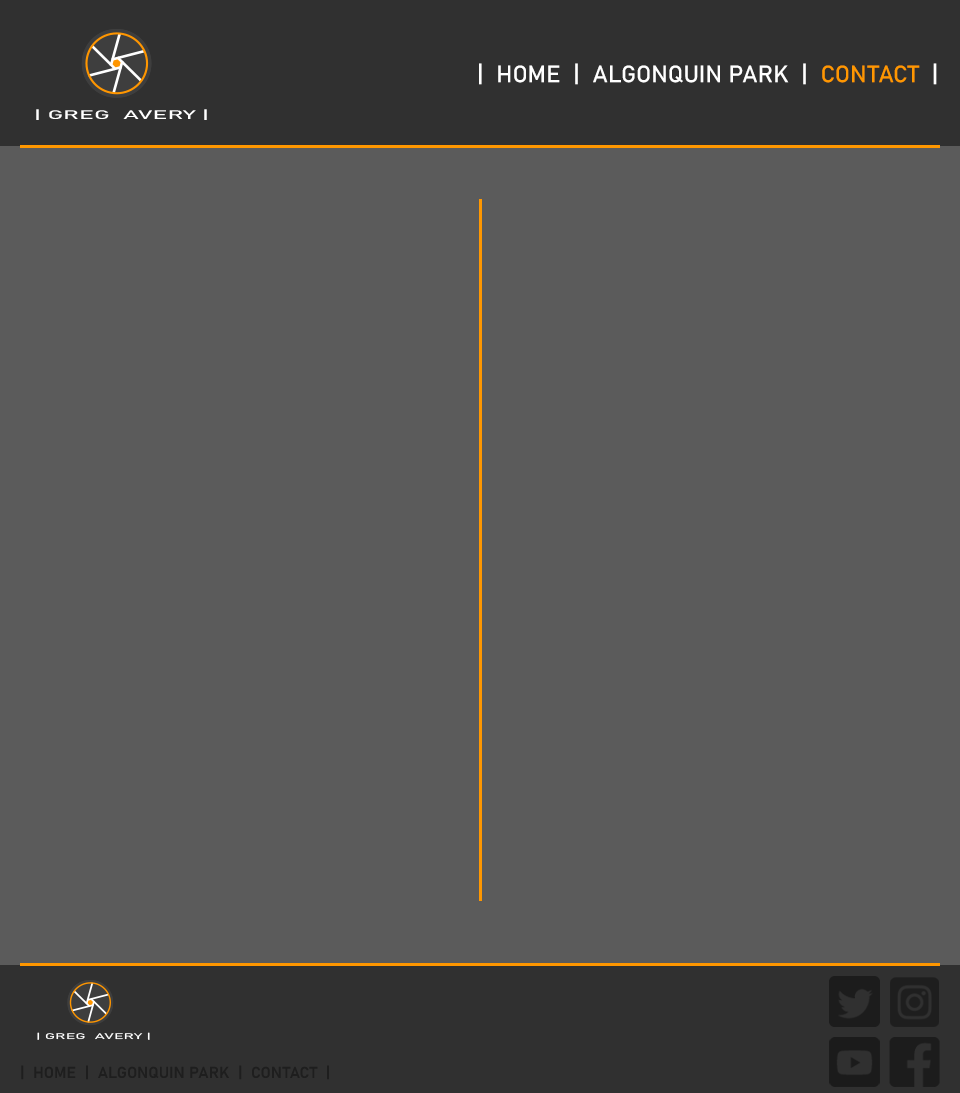
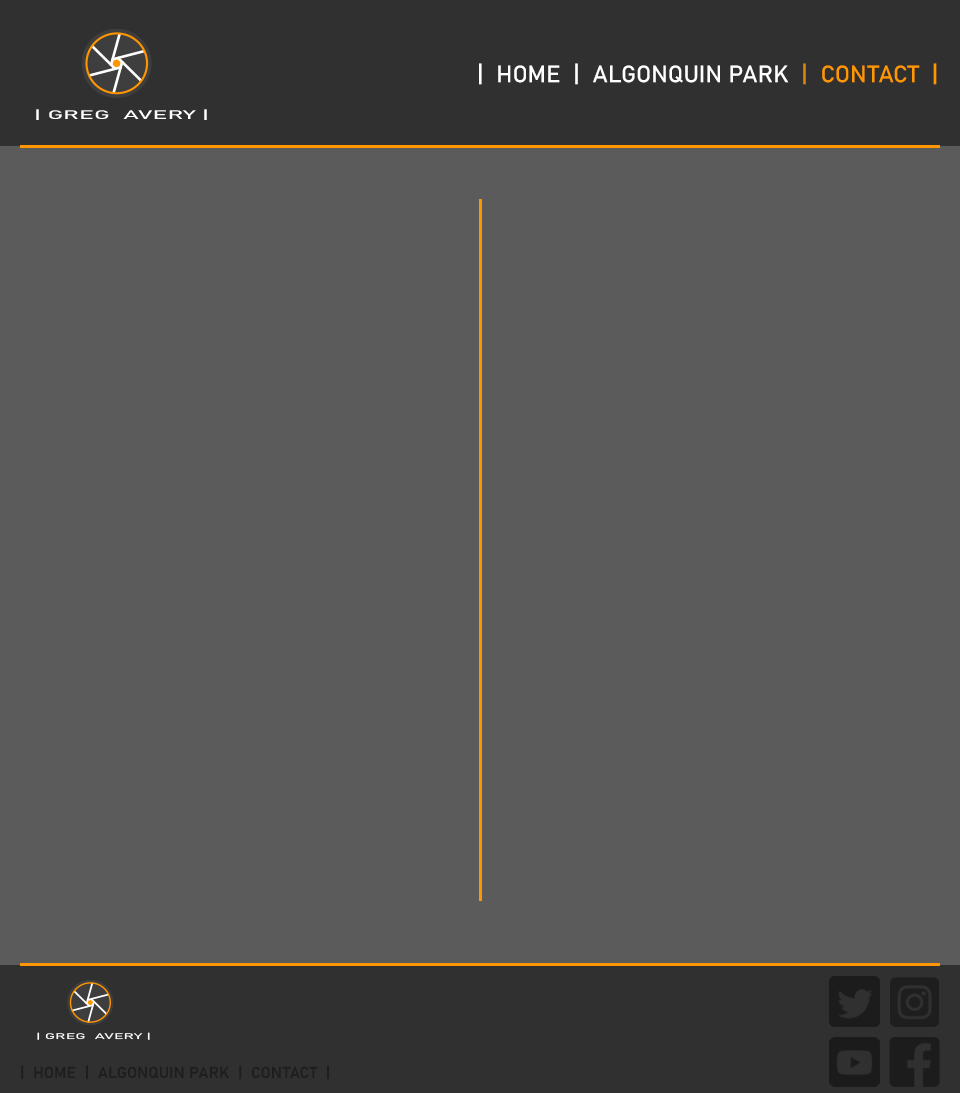
Comparing the layer stacks of the two 960 × 1093 images. Changes:
painted on "| HOME | ALGONQUIN PARK | CONTACT |" (1st of 2, in "header") over [803, 63, 937, 85]
